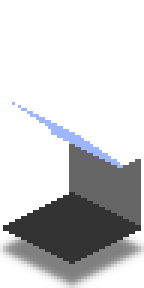
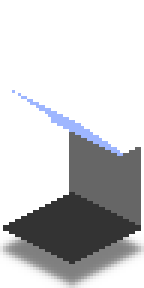
The second 144 × 288 image is a revision of the first. Changes to its layers:
painted on "Roof copy" over [12, 90, 75, 132]
painted on "Glass" over [12, 90, 123, 168]
painted on "Cover" over [51, 111, 141, 168]
painted on "Front copy" over [69, 120, 141, 153]
